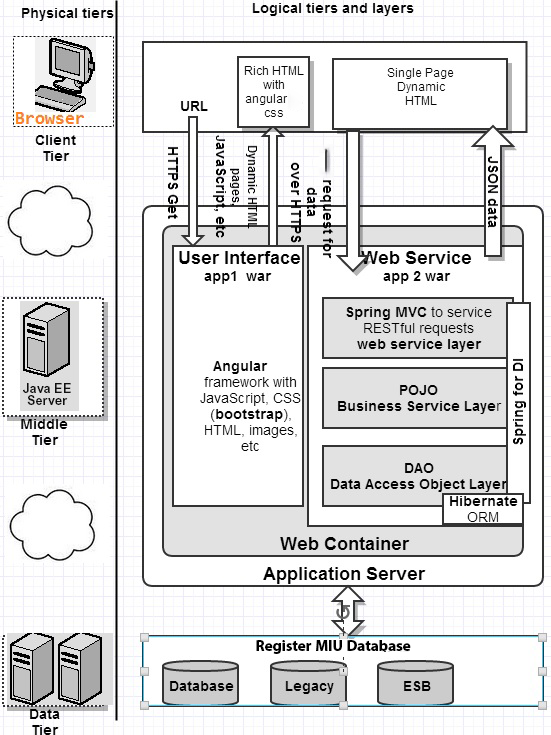
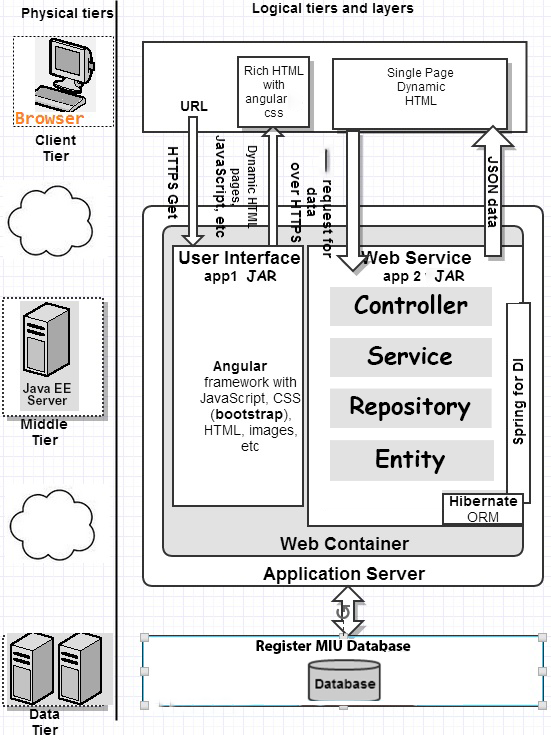
Layer changes from the first 551 × 735 image to the second:
added layer "Entity" above "Repository" over left=376, top=449, right=445, bottom=474
added layer "Repository" above "Service" over left=350, top=396, right=471, bottom=421
added layer "Service" above "Controller" over left=367, top=346, right=452, bottom=365
added layer "Controller" above "Layer 5" over left=354, top=294, right=468, bottom=314
added layer "Layer 5" above "Layer 4" over left=330, top=440, right=494, bottom=481
added layer "Layer 4" above "Layer 3" over left=330, top=287, right=492, bottom=326
added layer "Layer 3" above "Layer 2" over left=330, top=338, right=492, bottom=376
added layer "Layer 2" above "Lorem ipsum dolor sit amet, consectetur adipiscing elit, sed do" over left=330, top=338, right=492, bottom=428
added layer "JAR" (1st of 2) above "JAR" over left=434, top=270, right=465, bottom=282
added layer "JAR" (2nd of 2) above "Layer 6" over left=246, top=270, right=277, bottom=282
added layer "Layer 6" above "Background" over left=307, top=656, right=384, bottom=701
painted on "Background" over left=148, top=268, right=519, bottom=717
